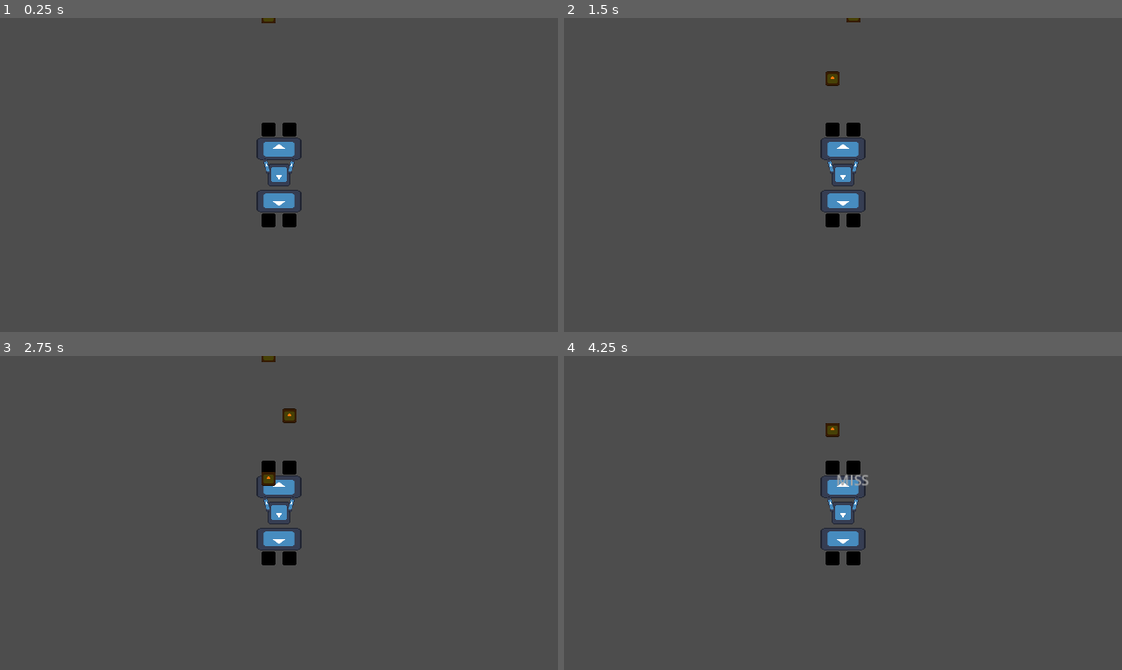
Above: before the commit, frames 1-4 (two rows, left to right).
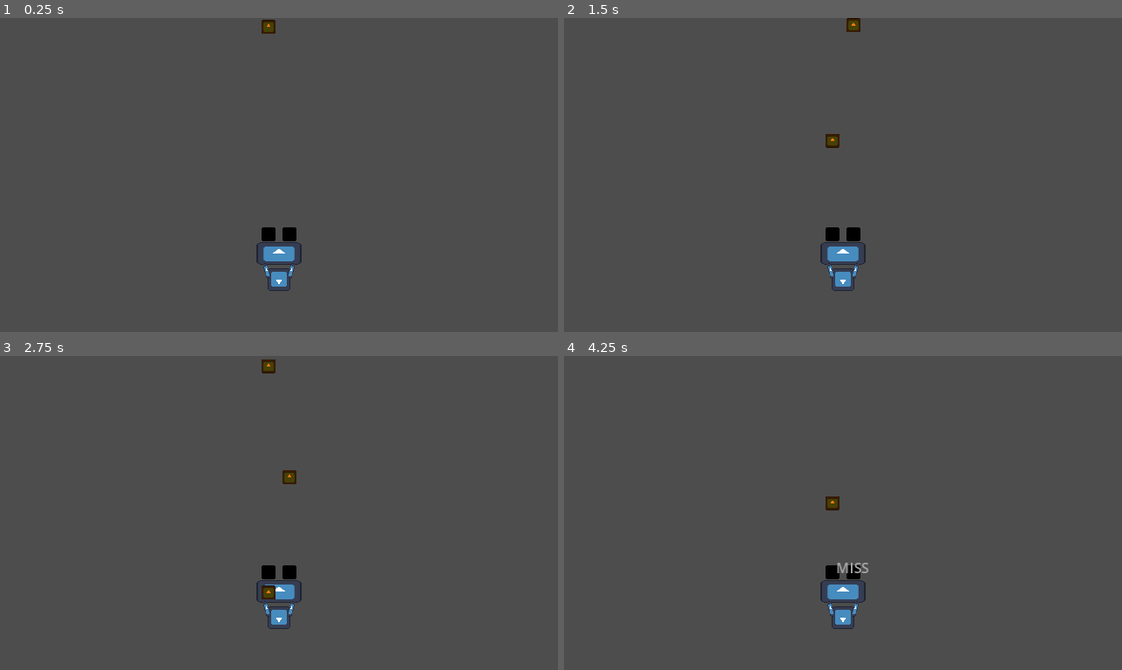
Above: after the commit, the same moments.

Repository: UHSGDC/alfred-the-dipping-bird
Game: Godot game, scene res://scenes/japanese/japanese_minigame.tscn
Same seed, same stepped clock (60 frames per second), same inputs: the game is played once before the commit and once after it. This scene is started directly instead of the project's main scene. The engine's default icon, where the game draws it, is replaced by a stand-in: a white triangle on a blue panel in a dark square. Sound files missing from this copy of the repository are replaced by a short silence.
Inputs:
- Up to frame 1 (0.25 s): no input
- Up to frame 2 (1.5 s): tap Enter (minigame_tester_reinstance) at 0.5, 1.35 s; hold D (right) 0.53-1.28 s; hold Backspace (minigame_tester_end) 0.53-1.28 s; hold S (down) from 1.28 s (still down)
- Up to frame 3 (2.75 s): release S (down) at 2.03 s; hold D (right) from 2.03 s (still down); hold Backspace (minigame_tester_end) from 2.03 s (still down)
- Up to frame 4 (4.25 s): release D (right) at 2.78 s; release Backspace (minigame_tester_end) at 2.78 s; hold W (up) 2.78-3.53 s; tap Enter (minigame_tester_reinstance) at 2.85 s; hold A (left) from 3.53 s (still down); hold Backspace (minigame_tester_end) from 3.53 s (still down)

The runs differ from the first frame. In frame 1, 2.2% of the frame differs, in the area x 45-55%, y 0-87%; in frame 2, 2.3%; in frame 3, 2.4%; in frame 4, 2.4%.

Commit message:
Setup the minigame to show 1 drum

Diff:
--- a/scenes/japanese/japanese_minigame.tscn
+++ b/scenes/japanese/japanese_minigame.tscn
@@ -17,7 +17,7 @@
 
 [node name="Player" type="Sprite2D" parent="."]
 z_index = 1
-position = Vector2(160, 90)
+position = Vector2(160, 150)
 scale = Vector2(0.1, 0.1)
 texture = ExtResource("2_8g4kp")
 flip_v = true
@@ -41,32 +41,32 @@
 bpm = 95
 
 [node name="LeftTopTarget" parent="." instance=ExtResource("4_vgji6")]
-position = Vector2(154, 64)
+position = Vector2(154, 124)
 input_action = &"left"
 player_direction = &"up"
 
 [node name="RightTopTarget" parent="." instance=ExtResource("4_vgji6")]
-position = Vector2(166, 64)
+position = Vector2(166, 124)
 input_action = &"right"
 player_direction = &"up"
 
 [node name="LeftBotTarget" parent="." instance=ExtResource("4_vgji6")]
-position = Vector2(154, 116)
+position = Vector2(154, 199)
 rotation = 3.14159
 input_action = &"left"
 player_direction = &"down"
 
 [node name="RightBotTarget" parent="." instance=ExtResource("4_vgji6")]
-position = Vector2(166, 116)
+position = Vector2(166, 199)
 rotation = 3.14159
 input_action = &"right"
 player_direction = &"down"
 
 [node name="DrumTop" parent="." instance=ExtResource("3_y7nx7")]
-position = Vector2(160, 75)
+position = Vector2(160, 135)
 
 [node name="DrumBottom" parent="." instance=ExtResource("3_y7nx7")]
-position = Vector2(160, 105)
+position = Vector2(160, 188)
 rotation = 3.14159
 
 [node name="TopStart" type="Marker2D" parent="."]
